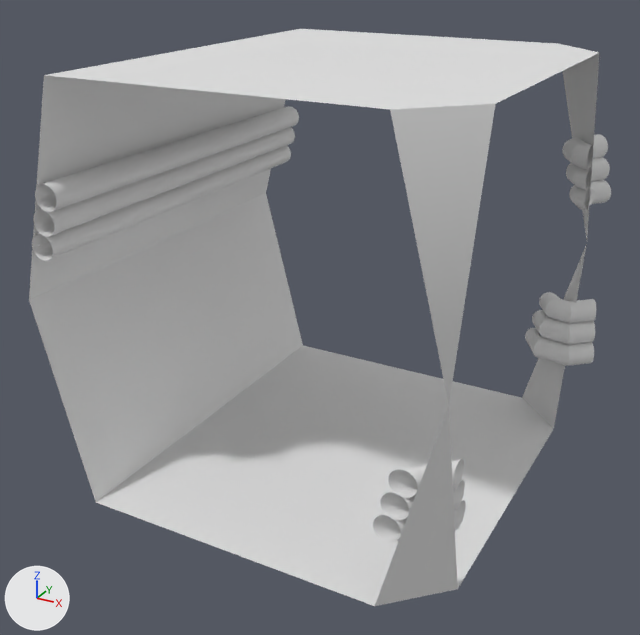
An edit to the FBX model Assets/Models/FBXs/Hallway_T.fbx, drawn before and after from the same camera.
One viewpoint serves both versions: a camera (50 mm lens) standing at (1.91, -3.59, 2.53) and looking at (-0.01, -0.09, 0.78). Every picture has the same lights, and +X, +Y and +Z are marked at lower left.
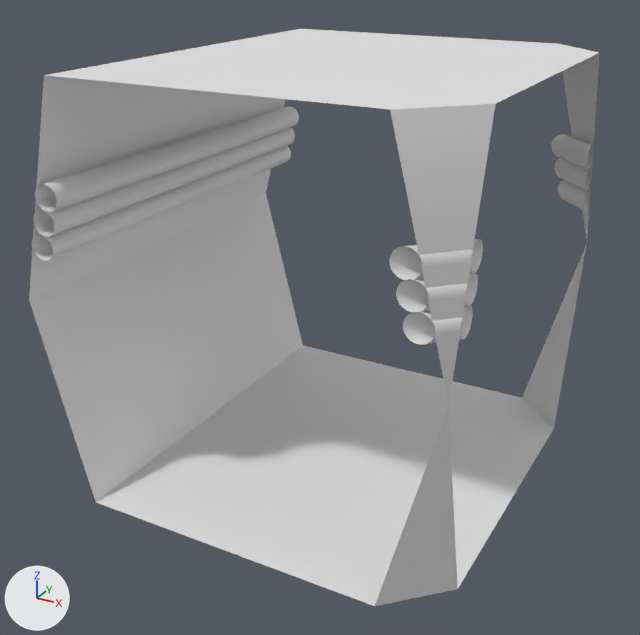
Where the newer file only moved an object's origin or applied its transform, the numbers keep the older frame.

Pixel boxes (x1, y1, x2, y2) of what changed, in the pictures (640 x 635 px):
'Cube.004', reshaped: before (29, 29, 611, 606); after (29, 29, 600, 606)
part 1 of me_cube_008, added: after (403, 306, 473, 345)
part 2 of me_cube_008, added: after (396, 272, 478, 313)
part 3 of me_cube_008, added: after (389, 239, 483, 280)
part 4 of me_cube_008, deleted: before (373, 292, 596, 542)
part 5 of me_cube_008, cut back: before (562, 134, 611, 211); after (551, 134, 593, 211)

The change in detail:
Material 'Floor.001' (mat_floor_001) is new.
Its base color is (0.8, 0.8, 0.8) (white #e7e7e7).
Its roughness is 0.69.
me_cube_008 is used by ob_cube_004; location (0.0, 0.0, 0.0).
me_cube_008 had 1168 vertices, 778 faces and spanned x -1.0..1.13, y -1.0..1.12, z 0.0..2.0.
me_cube_008 now has 592 vertices, 298 faces and spans x -1.0..1.0, y -1.0..1.0, z 0.0..2.0.
me_cube_008 part 1: a new loose piece of 64 vertices spanning x 0.81..1.0, y -1.0..-0.81, z 1.21..1.33, in mat_floor_001 (white #e7e7e7).
me_cube_008 part 2: a new loose piece of 64 vertices spanning x 0.78..1.0, y -1.0..-0.78, z 1.32..1.44, in mat_floor_001 (white #e7e7e7).
me_cube_008 part 3: a new loose piece of 64 vertices spanning x 0.76..1.0, y -1.0..-0.76, z 1.44..1.56, in mat_floor_001 (white #e7e7e7).
me_cube_008 part 4: 6 loose pieces with 576 vertices, spanning x 0.72..1.13, y -1.0..1.06, z 0.34..0.69, are deleted.
me_cube_008 part 5: 4 vertices moved within x 1.0, y 0.84..0.92, z 1.23..1.44; 288 vertices removed from x 0.83..1.08, y 0.81..1.12, z 1.21..1.56; 96 vertices added at x 0.76..0.93, y 1.0, z 1.21..1.56.
me_cube_008 now uses material mat_floor_001 (white #e7e7e7).
